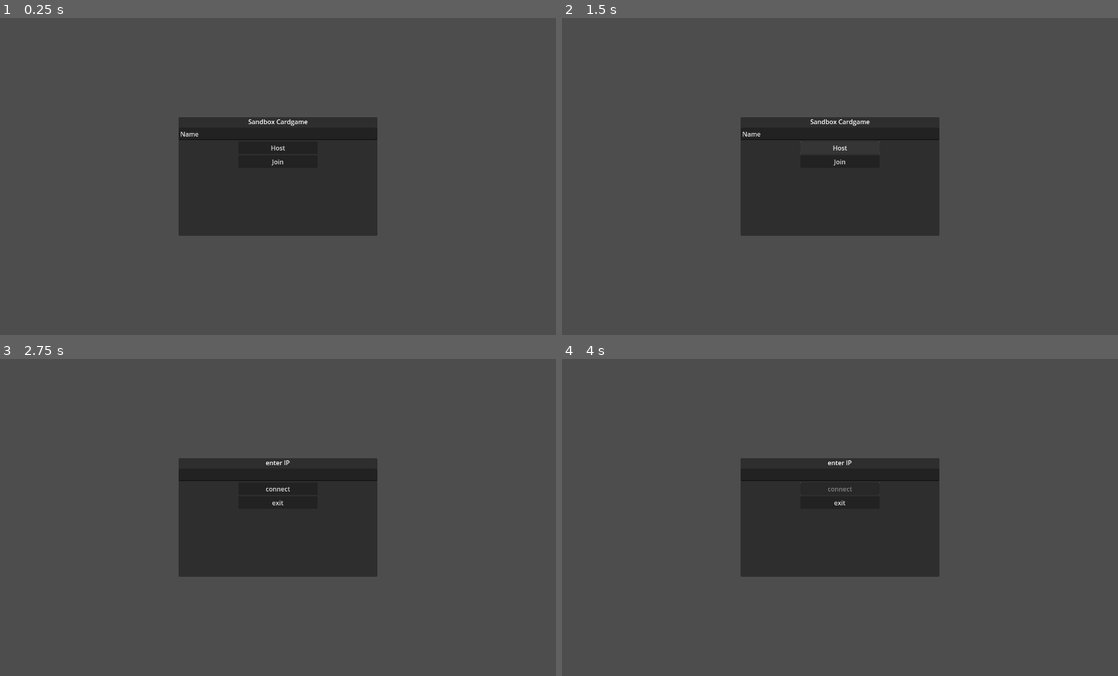
Above: before the commit, frames 1-4 (two rows, left to right).
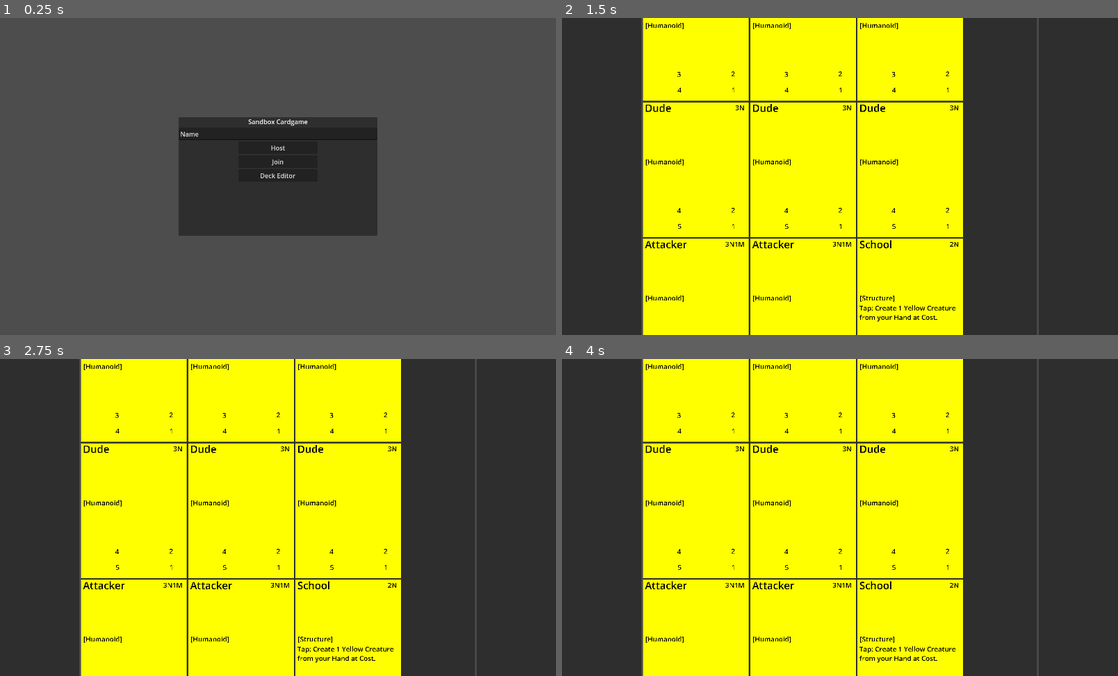
Above: after the commit, the same moments.

Repository: nckjchm/gd_cardgame
Game: Godot game, scene res://main_menu.tscn
The game is run twice, just before and just after one commit, with the same random seed, the same clock (stepped at 60 frames per second) and the same inputs.
Inputs (mouse positions are in pixels of both pictures, inside the frame that each line leads up to):
- Up to frame 1 (0.25 s): no input
- Up to frame 2 (1.5 s): click (840, 176) at 0.5 s, where only the run after the commit has a clickable "Deck Editor"; click (840, 147) at 1.25 s, where only the run before the commit has a clickable "Host"
- Up to frame 3 (2.75 s): click (278, 501) at 2 s, where only the run before the commit has a clickable "Join"
- Up to frame 4 (4 s): click (840, 488) at 2.75 s, where only the run before the commit has a clickable "connect"; move the mouse to (962, 501) at 3.52 s; click (962, 501) at 3.67 s

The runs differ from the first frame. In frame 1, less than 0.1% of the frame differs, in the area x 46-54%, y 49-51%; in frame 2, 99%, in the area x 0-100%, y 0-100%; in frame 3, 99%; in frame 4, 99%.

Commit message:
deck editor part 1
nonfunctional start to the deck editor module

Diff:
--- a/CardDisplay.gd
+++ b/CardDisplay.gd
@@ -5,6 +5,7 @@
 const card_color_presets = [ Color.RED, Color.BLUE, Color.FOREST_GREEN, Color.YELLOW, Color.BLACK, Color.WHITE ]
 
 var card : Card = null
+var card_template : CardTemplate = null
 @onready var card_area : Area2D = $CardArea
 @onready var input_controller : InputController = $"/root/Main/Game/InputController"
 @onready var name_text_mesh : MeshInstance2D = $NameTextMesh
@@ -22,18 +23,23 @@
 func initialize(_card : Card):
 	card = _card
 
+func from_template(template : CardTemplate):
+	card_template = template
+	gui_embedded = true
+
 func _ready():
-	card.health_updated.connect(_on_health_updated)
-	card.defense_updated.connect(_on_defense_updated)
-	card.attack_updated.connect(_on_attack_updated)
-	card.speed_updated.connect(_on_speed_updated)
-	card.tap_state_updated.connect(_on_tap_state_updated)
-	card.controller_updated.connect(_on_controller_updated)
-	card.name_updated.connect(_on_name_updated)
-	card.position_updated.connect(_on_position_updated)
-	card.color_updated.connect(_on_color_updated)
-	card.card_status_updated.connect(_on_card_status_updated)
-	card_input_event.connect(input_controller.card_input_event)
+	if card != null:
+		card.health_updated.connect(_on_health_updated)
+		card.defense_updated.connect(_on_defense_updated)
+		card.attack_updated.connect(_on_attack_updated)
+		card.speed_updated.connect(_on_speed_updated)
+		card.tap_state_updated.connect(_on_tap_state_updated)
+		card.controller_updated.connect(_on_controller_updated)
+		card.name_updated.connect(_on_name_updated)
+		card.position_updated.connect(_on_position_updated)
+		card.color_updated.connect(_on_color_updated)
+		card.card_status_updated.connect(_on_card_status_updated)
+		card_input_event.connect(input_controller.card_input_event)
 	init_meshes()
 	adjust_presentation()
 
@@ -45,27 +51,38 @@
 	rotation = deg_to_rad(card.controller.rotation + tap_deg)
 
 func adjust_color(front_visible := true):
-	background.color = card_color_presets[card.card_color] if front_visible else Color.SADDLE_BROWN
-	var text_color = Color.WHITE if not card.card_color in [Card.CardColor.Yellow, Card.CardColor.White] else Color.BLACK
+	var card_color : Card.CardColor = card.card_color if card != null else card_template.card_color
+	background.color = card_color_presets[card_color] if front_visible else Color.SADDLE_BROWN
+	var text_color = Color.WHITE if not card_color in [Card.CardColor.Yellow, Card.CardColor.White] else Color.BLACK
 	for mesh in meshes:
 		mesh.modulate = text_color
 
 func adjust_presentation():
-	var front_visible := card.card_status != Card.CardStatus.Hidden or card.card_position == Card.CardPosition.Hand
+	var front_visible := card.card_status != Card.CardStatus.Hidden or card.card_position == Card.CardPosition.Hand if card != null else true
 	set_content_visibility(front_visible)
 	adjust_color(front_visible)
 
 func set_content_visibility(front_visible := true):
+	var card_type = card.card_type if card != null else card_template.type
 	for mesh in meshes:
 		mesh.visible = front_visible
-	if card.card_type in [Card.CardType.Land, Card.CardType.Spell, Card.CardType.Structure]:
+	if card_type in [Card.CardType.Land, Card.CardType.Spell, Card.CardType.Structure]:
 		attack_text_mesh.hide()
 		speed_text_mesh.hide()
-		if card.card_type != Card.CardType.Structure:
+		if card_type != Card.CardType.Structure:
 			health_text_mesh.hide()
 			defense_text_mesh.hide()
 
 func init_meshes():
+	var card_name : String = card.card_name if card != null else card_template.name
+	var card_attack : int = card.attack if card != null else card_template.attack
+	var card_defense : int = card.defense if card != null else card_template.defense
+	var card_health : int = card.health if card != null else card_template.health
+	var card_speed : int = card.speed if card != null else card_template.speed
+	var card_aspects : Array[Card.CardAspect] = card.card_aspects if card != null else card_template.card_aspects
+	var card_cost : ResourceList = card.cost if card != null else card_template.cost
+	var card_flavor_text : String = card.flavor_text if card != null else card_template.flavor_text
+	var card_effect_texts = card.effects.map(func(effect : CardEffect): return effect.long_text) if card != null else card_template.effects.map(func(effect_template : EffectTemplate): return effect_template.long_text)
 	meshes = [name_text_mesh, cost_text_mesh, aspect_text_mesh, card_text_mesh, attack_text_mesh, speed_text_mesh, health_text_mesh, defense_text_mesh]
 	for mesh_obj in meshes:
 		var mesh := TextMesh.new()
@@ -74,29 +91,29 @@
 		mesh.vertical_alignment = VERTICAL_ALIGNMENT_TOP
 		mesh.font_size = 50
 		mesh.autowrap_mode = TextServer.AUTOWRAP_WORD
-	name_text_mesh.mesh.text = card.card_name
+	name_text_mesh.mesh.text = card_name
 	name_text_mesh.mesh.font_size = 76
 	name_text_mesh.mesh.width = 620
-	attack_text_mesh.mesh.text = str(card.attack)
-	speed_text_mesh.mesh.text = str(card.speed)
-	health_text_mesh.mesh.text = str(card.health)
-	defense_text_mesh.mesh.text = str(card.defense)
+	attack_text_mesh.mesh.text = str(card_attack)
+	speed_text_mesh.mesh.text = str(card_speed)
+	health_text_mesh.mesh.text = str(card_health)
+	defense_text_mesh.mesh.text = str(card_defense)
 	var cost_text := ""
-	for element in card.cost.elements:
+	for element in card_cost.elements:
 		cost_text += element.get_text()
 	cost_text_mesh.mesh.text = cost_text
 	cost_text_mesh.mesh.horizontal_alignment = HORIZONTAL_ALIGNMENT_RIGHT
 	cost_text_mesh.mesh.text_direction = TextServer.Direction.DIRECTION_LTR
 	var aspects_text = ""
-	for aspect in card.card_aspects:
+	for aspect in card_aspects:
 		aspects_text = ", ".join([aspects_text, Card.get_aspect_name(aspect)])
 	aspect_text_mesh.mesh.text = "[%s]" % aspects_text.substr(2)
 	aspect_text_mesh.mesh.width = 760
 	var card_text = ""
-	if not card.flavor_text.is_empty():
-		card_text = card.flavor_text
-	for effect in card.effects:
-		card_text += effect.long_text + "\n"
+	if not card_flavor_text.is_empty():
+		card_text = card_flavor_text
+	for effect_text in card_effect_texts:
+		card_text += effect_text + "\n"
 	card_text_mesh.mesh.text = card_text
 	card_text_mesh.mesh.width = 770
 
--- a/Field.gd
+++ b/Field.gd
@@ -3,6 +3,7 @@
 var rows := 0
 var colums := 0
 var cells : Array[Array]
+var field_cells : Array[Cell]
 const CELLWIDTHFACTOR = sqrt(12) / 4.0
 const CELLHEIGHTFACTOR = 3.0 / 4.0
 @export var cellradius := 130.0
@@ -22,6 +23,8 @@
 		for column in range(colums):
 			var celltype = fieldpreset.types[row][column]
 			var cell = Cell.new(row_offset + column_offset, celldiameter * 0.99, row, column, celltype[0], celltype[1], celltype[2])
+			if celltype[0] == Cell.CellType.Field:
+				field_cells.append(cell)
 			row_array.append(cell)
 			add_child(cell)
 			column_offset += Vector2(CELLWIDTHFACTOR * celldiameter, 0)
--- a/card_gui_display.gd
+++ b/card_gui_display.gd
@@ -14,12 +14,18 @@
 	is_initialized = true
 	update()
 
+func from_template(template : CardTemplate):
+	card_display = Templates.card_prefab.instantiate()
+	card_display.from_template(template)
+	is_initialized = true
+	update()
+
 func _ready():
 	is_ready = true
 	update()
 
 func update():
-	gui_card_input_event.connect(gui.game_manager.input_controller.card_gui_input_event)
+	#gui_card_input_event.connect(gui.game_manager.input_controller.card_gui_input_event)
 	for connected in card_display.card_input_event.get_connections():
 		card_display.card_input_event.disconnect(connected)
 	if not is_ready or not is_initialized:
@@ -29,3 +35,12 @@
 	gui_input.connect(func (event):
 		gui_card_input_event.emit(self, event)
 	)
+
+func _get_drag_data(at_position):
+	pass
+
+func _can_drop_data(at_position, data):
+	return false
+
+func _drop_data(at_position, data):
+	pass
--- /dev/null
+++ b/deck_editor.gd
@@ -0,0 +1,34 @@
+class_name DeckEditor extends Control
+
+@onready var btn_exit : Button = $HLayout/LeftSideMenu/VLayout/Exit
+@onready var maindeck_container : HFlowContainer = $HLayout/MidContent/MainDeck/VLayout/CardContainer
+@onready var resourcedeck_container : HFlowContainer = $HLayout/MidContent/ResourceDeck/VBoxContainer/CardContainer
+@onready var specialdeck_container : HFlowContainer = $HLayout/MidContent/SpecialDeck/VBoxContainer/CardContainer
+@onready var lobby_manager : LobbyManager = $"../LobbyManager"
+var deck_containers : Array[HFlowContainer]
+
+func _ready():
+	btn_exit.pressed.connect(func():
+		get_parent().close_deck_editor()
+	)
+	deck_containers = [maindeck_container, resourcedeck_container, specialdeck_container]
+	load_deck(lobby_manager.local_player_info.deck_template)
+
+func load_deck(deck_name : String):
+	clear_deck_display()
+	var deck_template : DeckTemplate = Templates.deck_templates[deck_name]
+	for maindeck_key in deck_template.main_deck_keys:
+		var card_gui_display = Templates.card_gui_display_prefab.instantiate()
+		card_gui_display.from_template(Templates.templates[maindeck_key])
+		maindeck_container.add_child(card_gui_display)
+
+func save_deck(deck_name : String):
+	pass
+
+func delete_deck(deck_name : String):
+	pass
+
+func clear_deck_display():
+	for deck_container in deck_containers:
+		for card_gui_display in deck_container.get_children():
+			card_gui_display.queue_free()
--- /dev/null
+++ b/deck_editor.tscn
@@ -0,0 +1,117 @@
+[gd_scene load_steps=2 format=3 uid="uid://d05f5j3ucq4qj"]
+
+[ext_resource type="Script" path="res://deck_editor.gd" id="1_tip60"]
+
+[node name="Editor" type="Control"]
+layout_mode = 3
+anchors_preset = 15
+anchor_right = 1.0
+anchor_bottom = 1.0
+grow_horizontal = 2
+grow_vertical = 2
+script = ExtResource("1_tip60")
+
+[node name="HLayout" type="HBoxContainer" parent="."]
+layout_mode = 1
+anchors_preset = 15
+anchor_right = 1.0
+anchor_bottom = 1.0
+grow_horizontal = 2
+grow_vertical = 2
+
+[node name="LeftSideMenu" type="PanelContainer" parent="HLayout"]
+custom_minimum_size = Vector2(200, 2.08165e-12)
+layout_mode = 2
+
+[node name="VLayout" type="VBoxContainer" parent="HLayout/LeftSideMenu"]
+layout_mode = 2
+
+[node name="DeckEditorLabel" type="Label" parent="HLayout/LeftSideMenu/VLayout"]
+layout_mode = 2
+text = "Deck Editor"
+
+[node name="DeckName" type="LineEdit" parent="HLayout/LeftSideMenu/VLayout"]
+layout_mode = 2
+placeholder_text = "Deck Name"
+
+[node name="Save" type="Button" parent="HLayout/LeftSideMenu/VLayout"]
+layout_mode = 2
+text = "Save Deck"
+
+[node name="Load" type="Button" parent="HLayout/LeftSideMenu/VLayout"]
+layout_mode = 2
+text = "Load Deck"
+
+[node name="Delete" type="Button" parent="HLayout/LeftSideMenu/VLayout"]
+layout_mode = 2
+text = "Delete Deck"
+
+[node name="Exit" type="Button" parent="HLayout/LeftSideMenu/VLayout"]
+layout_mode = 2
+text = "Back to Main Menu"
+
+[node name="MidContent" type="VBoxContainer" parent="HLayout"]
+layout_mode = 2
+size_flags_horizontal = 3
+
+[node name="MainDeck" type="PanelContainer" parent="HLayout/MidContent"]
+layout_mode = 2
+
+[node name="VLayout" type="VBoxContainer" parent="HLayout/MidContent/MainDeck"]
+layout_mode = 2
+
+[node name="Label" type="Label" parent="HLayout/MidContent/MainDeck/VLayout"]
+layout_mode = 2
+text = "Main Deck"
+
+[node name="CardContainer" type="HFlowContainer" parent="HLayout/MidContent/MainDeck/VLayout"]
+layout_mode = 2
+
+[node name="ResourceDeck" type="PanelContainer" parent="HLayout/MidContent"]
+layout_mode = 2
+
+[node name="VBoxContainer" type="VBoxContainer" parent="HLayout/MidContent/ResourceDeck"]
+layout_mode = 2
+
+[node name="Label" type="Label" parent="HLayout/MidContent/ResourceDeck/VBoxContainer"]
+layout_mode = 2
+text = "Resource Deck"
+
+[node name="CardContainer" type="HFlowContainer" parent="HLayout/MidContent/ResourceDeck/VBoxContainer"]
+layout_mode = 2
+
+[node name="SpecialDeck" type="PanelContainer" parent="HLayout/MidContent"]
+layout_mode = 2
+
+[node name="VBoxContainer" type="VBoxContainer" parent="HLayout/MidContent/SpecialDeck"]
+layout_mode = 2
+
+[node name="Label" type="Label" parent="HLayout/MidContent/SpecialDeck/VBoxContainer"]
+layout_mode = 2
+text = "Special Deck"
+
+[node name="CardContainer" type="HFlowContainer" parent="HLayout/MidContent/SpecialDeck/VBoxContainer"]
+layout_mode = 2
+
+[node name="RightSideMenu" type="PanelContainer" parent="HLayout"]
+custom_minimum_size = Vector2(200, 2.08165e-12)
+layout_mode = 2
+
+[node name="VLayout" type="VBoxContainer" parent="HLayout/RightSideMenu"]
+layout_mode = 2
+
+[node name="CardSelectionLabel" type="Label" parent="HLayout/RightSideMenu/VLayout"]
+layout_mode = 2
+text = "Card Selection"
+
+[node name="NameFilter" type="LineEdit" parent="HLayout/RightSideMenu/VLayout"]
+layout_mode = 2
+placeholder_text = "Card Name"
+
+[node name="CardScrollContonainer" type="ScrollContainer" parent="HLayout/RightSideMenu/VLayout"]
+layout_mode = 2
+horizontal_scroll_mode = 0
+
+[node name="CardVLayout" type="VBoxContainer" parent="HLayout/RightSideMenu/VLayout/CardScrollContonainer"]
+layout_mode = 2
+size_flags_horizontal = 3
--- a/main_menu.gd
+++ b/main_menu.gd
@@ -9,8 +9,11 @@
 @onready var btn_host_game : Button = $MidPanel/MainMenuVB/HostGame
 @onready var btn_ip_connect : Button = $MidPanel/IPMenu/JoinGame
 @onready var btn_ip_exit : Button = $MidPanel/IPMenu/Exit
+@onready var btn_deck_editor : Button = $MidPanel/MainMenuVB/DeckEditor
 @onready var ip_field : LineEdit = $MidPanel/IPMenu/AdressField
 var lobby_scene = preload("res://lobby.tscn")
+var deck_editor_scene = preload("res://deck_editor.tscn")
+var deck_editor : DeckEditor = null
 
 func _ready():
 	Engine.max_fps = 60
@@ -28,6 +31,9 @@
 	)
 	btn_ip_exit.pressed.connect(func():
 		exit_ip_menu()
+	)
+	btn_deck_editor.pressed.connect(func():
+		open_deck_editor()
 	)
 	lobby_manager.game_joined.connect(func(peer_id, _local_player_info):
 		if peer_id == multiplayer.get_unique_id():
@@ -69,3 +75,13 @@
 	var lobby_menu = lobby_scene.instantiate()
 	mid_panel.add_child(lobby_menu)
 	lobby_manager.lobby_menu = lobby_menu
+
+func open_deck_editor():
+	mid_panel.hide()
+	deck_editor = deck_editor_scene.instantiate()
+	add_child(deck_editor)
+
+func close_deck_editor():
+	if deck_editor != null:
+		deck_editor.queue_free()
+		mid_panel.show()
--- a/main_menu.tscn
+++ b/main_menu.tscn
@@ -57,6 +57,14 @@
 text = "Join"
 text_overrun_behavior = 3
 
+[node name="DeckEditor" type="Button" parent="MidPanel/MainMenuVB"]
+clip_contents = true
+custom_minimum_size = Vector2(200, 2.08165e-12)
+layout_mode = 2
+size_flags_horizontal = 4
+text = "Deck Editor"
+text_overrun_behavior = 3
+
 [node name="IPMenu" type="VBoxContainer" parent="MidPanel"]
 visible = false
 custom_minimum_size = Vector2(200, 2.08165e-12)
